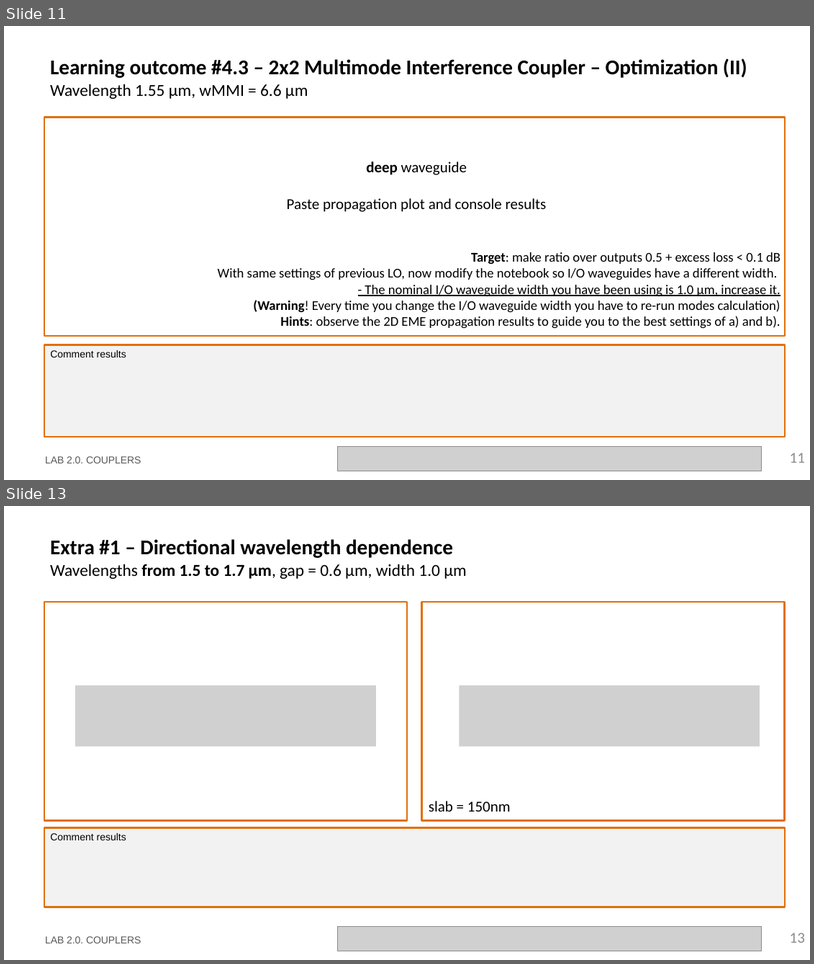
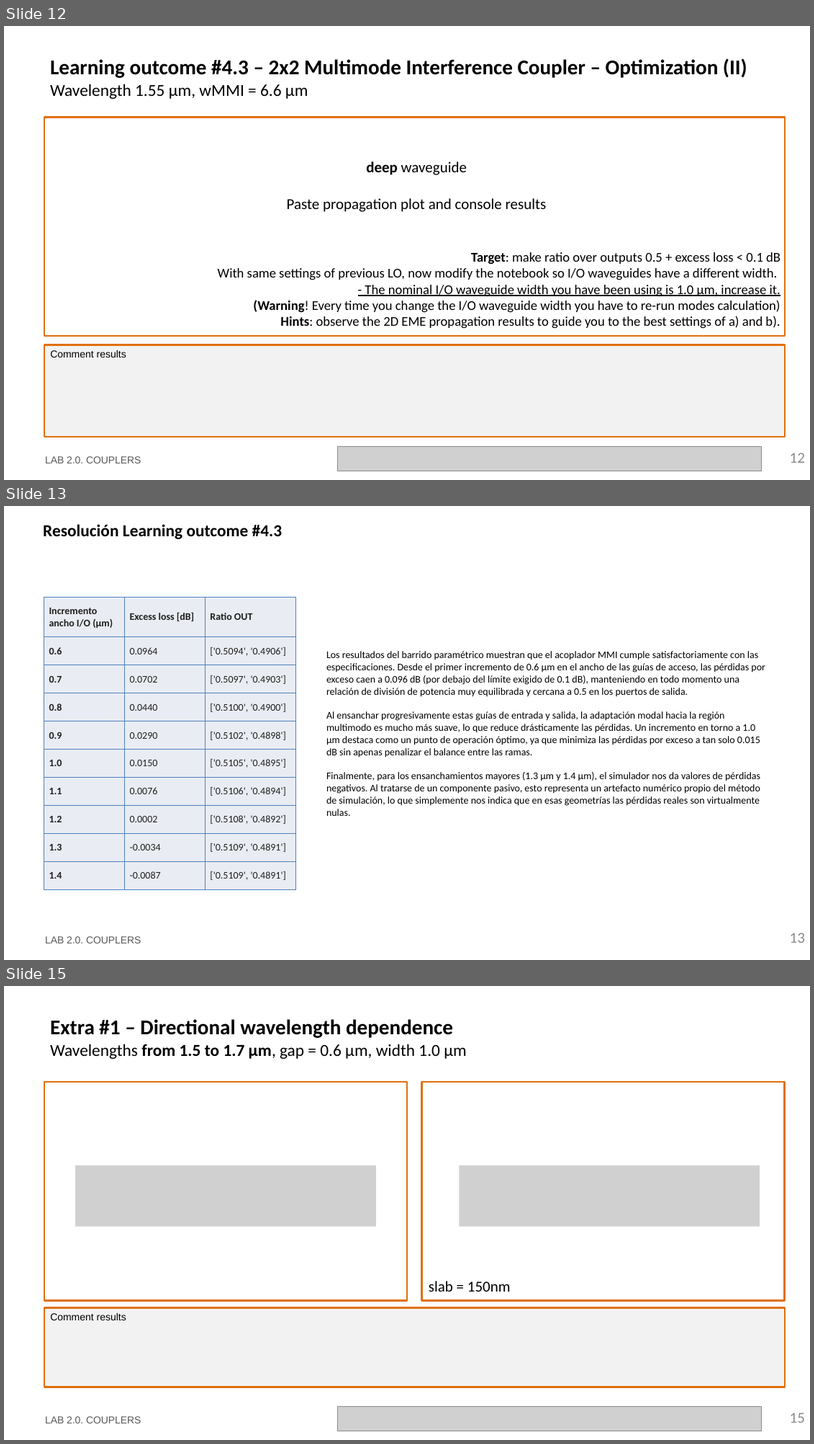
Before and after one commit to snacmuo/pic-upv-lab2, a slide deck: LabBook_20.pptx. Shown one above the other, each under a label of ours: slides 11 and 13 before the commit, slides 12, 13 and 15 after it; the slides between them are not shown. The pictures are 814x964 and 814x1444 pixels, drawn with LibreOffice and Linux fonts; fonts in the diff are those of the drawing; grey boxes stand for pictures; background and template pictures are left out. Boxes give left, top, right and bottom in pixels: in the first picture for what was removed or moved away, otherwise in the second. Text is boxed around its words. In the diff, an @@ line names an element or a change of style, - is before the commit and + after.

```diff
--- a/LabBook_20.pptx
+++ b/LabBook_20.pptx
@@ slide 13 added at <box>4,506,810,960</box>, background #FFFFFF @@
@@ title added at <box>43,524,282,539</box>, 20 pt, text #000000, bold @@
+Resolución Learning outcome #4.3
@@ table added at <box>44,597,296,888</box>, 10 rows, 3 columns @@
+Incremento ancho I/O (µm) | Excess loss [dB] | Ratio OUT
+0.6 | 0.0964 | ['0.5094', '0.4906']
+0.7 | 0.0702 | ['0.5097', '0.4903']
+0.8 | 0.0440 | ['0.5100', '0.4900']
+0.9 | 0.0290 | ['0.5102', '0.4898']
+1.0 | 0.0150 | ['0.5105', '0.4895']
+1.1 | 0.0076 | ['0.5106', '0.4894']
+1.2 | 0.0002 | ['0.5108', '0.4892']
+1.3 | -0.0034 | ['0.5109', '0.4891']
+1.4 | -0.0087 | ['0.5109', '0.4891']
@@ text added at <box>327,651,766,816</box>, 12 pt, text #000000 @@
+Los resultados del barrido paramétrico muestran que el acoplador MMI cumple satisfactoriamente con las especificaciones. Desde el primer incremento de 0.6 µm en el ancho de las guías de acceso, las pérdidas por exceso caen a 0.096 dB (por debajo del límite exigido de 0.1 dB), manteniendo en todo momento una relación de división de potencia muy equilibrada y cercana a 0.5 en los puertos de salida.
+Al ensanchar progresivamente estas guías de entrada y salida, la adaptación modal hacia la región multimodo es mucho más suave, lo que reduce drásticamente las pérdidas. Un incremento en torno a 1.0 µm destaca como un punto de operación óptimo, ya que minimiza las pérdidas por exceso a tan solo 0.015 dB sin apenas penalizar el balance entre las ramas.
+Finalmente, para los ensanchamientos mayores (1.3 µm y 1.4 µm), el simulador nos da valores de pérdidas negativos. Al tratarse de un componente pasivo, esto representa un artefacto numérico propio del método de simulación, lo que simplemente nos indica que en esas geometrías las pérdidas reales son virtualmente nulas.
@@ text added at <box>45,936,141,943</box>, 12 pt, text #585858 @@
+LAB 2.0. COUPLERS
@@ page number added at <box>790,932,805,942</box>, 18 pt, text #8C8C8C @@
+13
@@ what was slide 11 is now slide 12 @@
@@ page number at <box>790,452,805,462</box>: text changed @@
-11
+12
@@ what was slide 13 is now slide 15 @@
@@ page number at <box>790,1412,805,1422</box>: text changed @@
-13
+15
```
Also in this commit, not shown: 3 slides changed, 1 other slide added, 1 other file.
